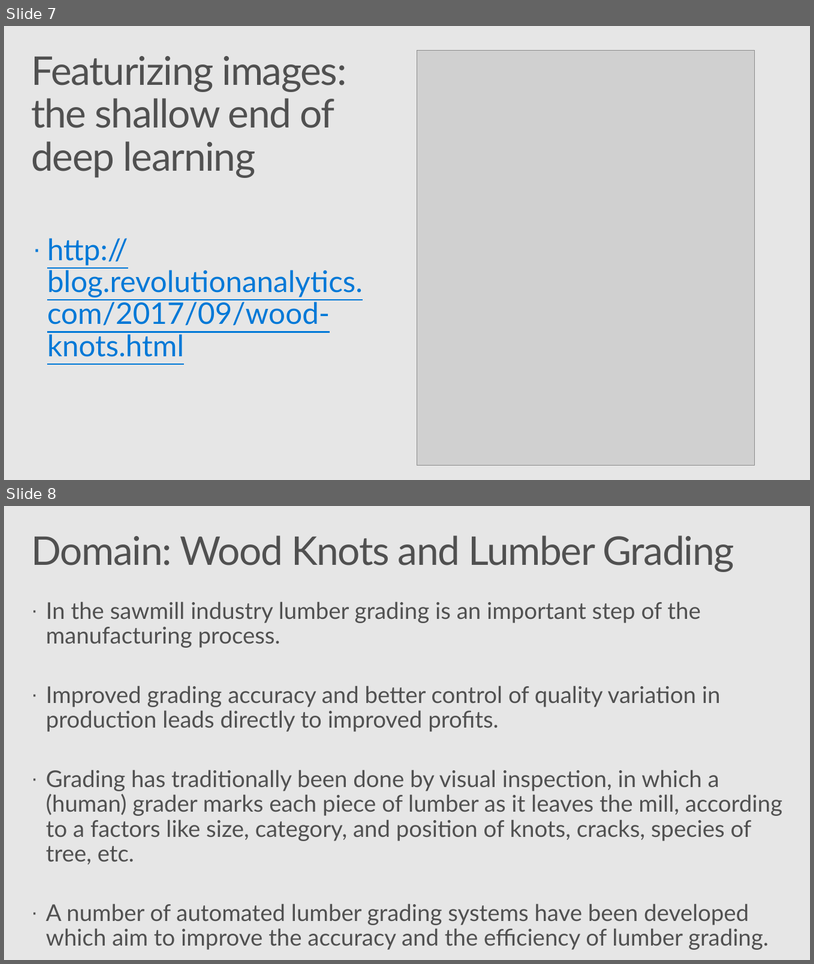
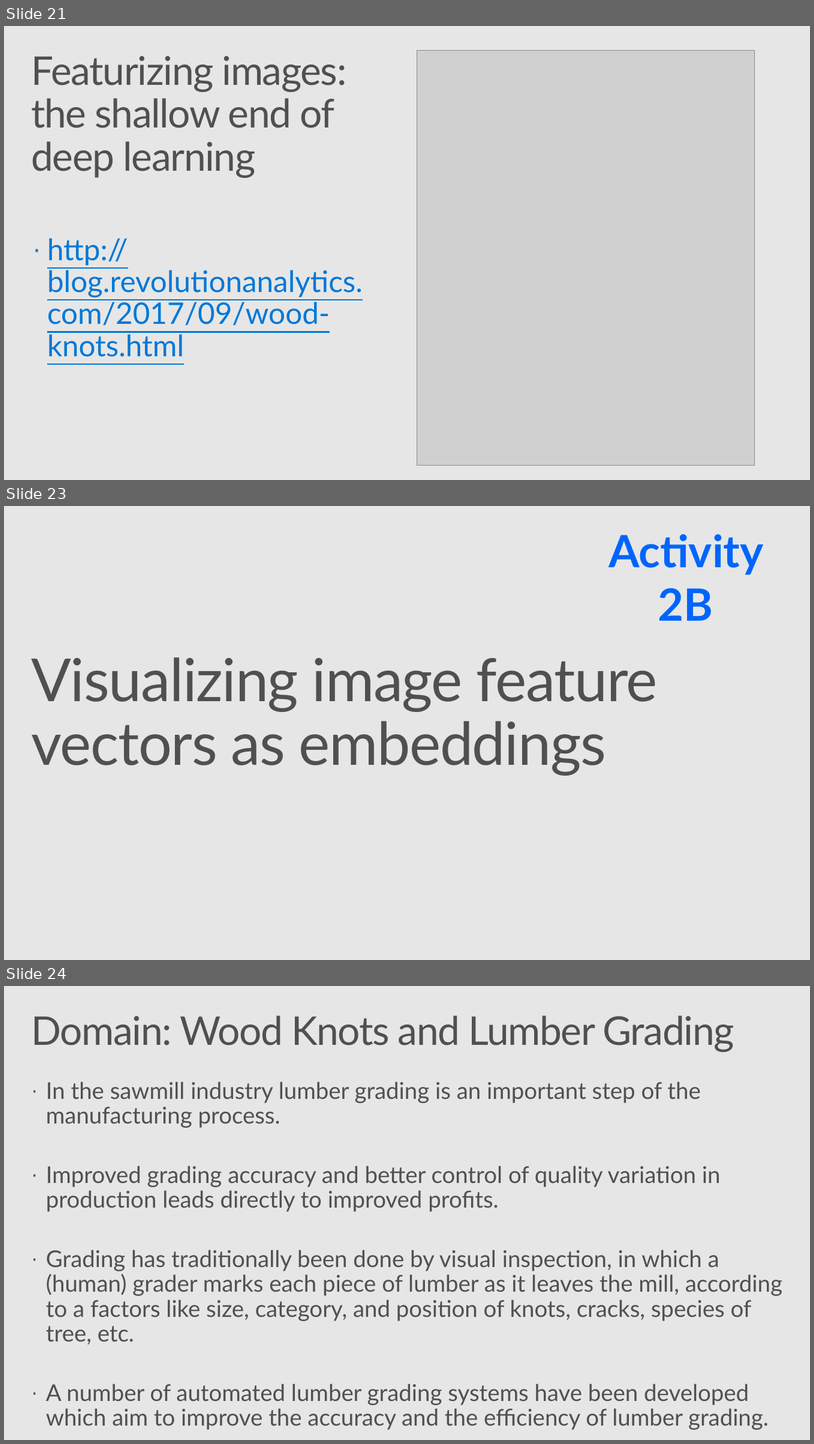
Before and after one commit to Azure/Strata2018, a slide deck: active_learning_workshop.pptx. Shown one above the other, each under a label of ours: slides 7 and 8 before the commit, slides 21, 23 and 24 after it; the slides between them are not shown. The pictures are 814x964 and 814x1444 pixels, drawn with LibreOffice and Linux fonts; fonts in the diff are those of the drawing; grey boxes stand for pictures; background and template pictures are left out. Boxes give left, top, right and bottom in pixels: in the first picture for what was removed or moved away, otherwise in the second. Text is boxed around its words. In the diff, an @@ line names an element or a change of style, - is before the commit and + after.

```diff
--- a/active_learning_workshop.pptx
+++ b/active_learning_workshop.pptx
@@ slide 23 added at [4,506,810,960], background #E6E6E6 @@
@@ text added at [609,534,764,621], 54 pt, text gradient #002050 to #0065FC to #A9CBFF, bold @@
+Activity 2B
@@ title added at [31,657,658,775], 72 pt, text #505050 @@
+Visualizing image feature vectors as embeddings
@@ what was slide 7 is now slide 21 @@
@@ what was slide 8 is now slide 24 @@
```
Also in this commit, not shown: 5 slides changed, 13 other slides added.
